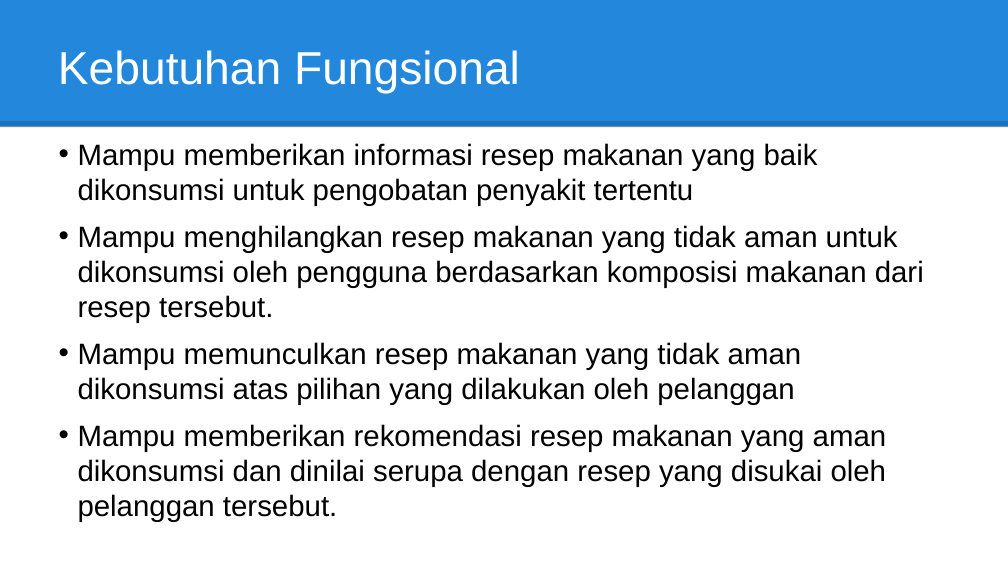
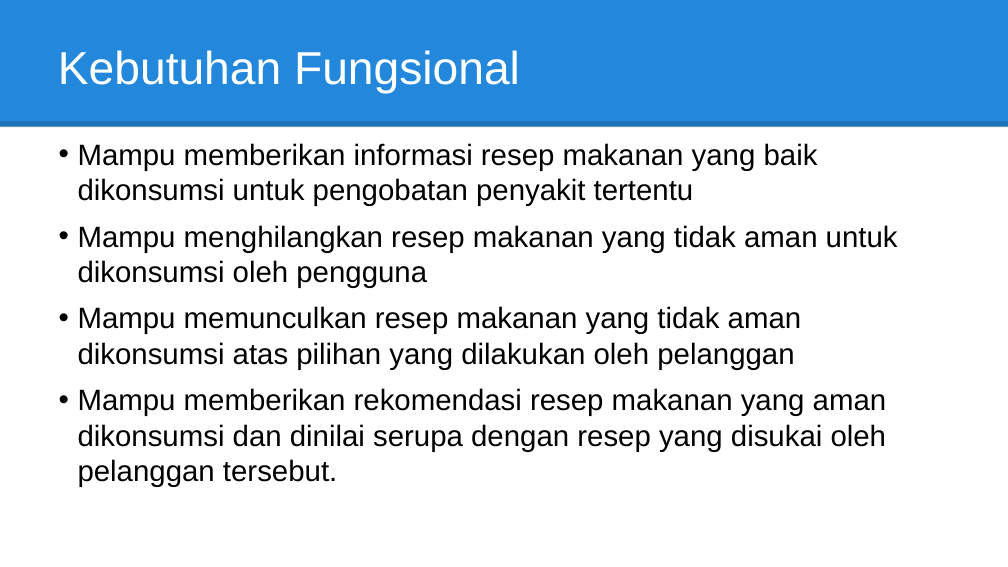
Before and after one commit to nicolasruslim/TA_document, a slide deck: slide 15 of DailyNeeds.co.id/LAPORAN/SIDANG/DOKUMEN/Sidang TA 18211031 Nicolas Novian Ruslim v2.pptx (slide 18 before the commit). Drawn at 1008x567 pixels with LibreOffice and Linux fonts; fonts in the diff are those of the drawing. Boxes give left, top, right and bottom in pixels: in the first picture for what was removed or moved away, otherwise in the second. Text is boxed around its words. In the diff, an @@ line names an element or a change of style, - is before the commit and + after.

```diff
--- a/DailyNeeds.co.id/LAPORAN/SIDANG/DOKUMEN/Sidang TA 18211031 Nicolas Novian Ruslim v2.pptx
+++ b/DailyNeeds.co.id/LAPORAN/SIDANG/DOKUMEN/Sidang TA 18211031 Nicolas Novian Ruslim v2.pptx
@@ text at (x1=78, y1=225, x2=898, y2=288): text changed @@
-• Mampu menghilangkan resep makanan yang tidak aman untuk dikonsumsi oleh pengguna berdasarkan komposisi makanan dari resep tersebut.
+• Mampu menghilangkan resep makanan yang tidak aman untuk dikonsumsi oleh pengguna
```
Also in this commit, not shown: 9 other slides changed, 4 slides added, 10 other files.
